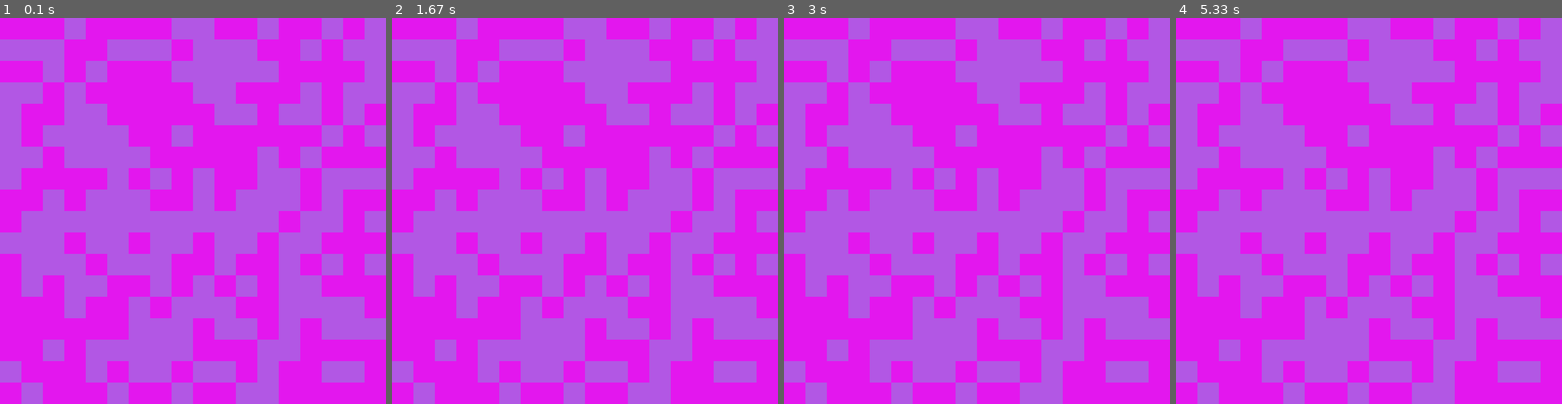
Above: before the commit, frames 1-4 (left to right).
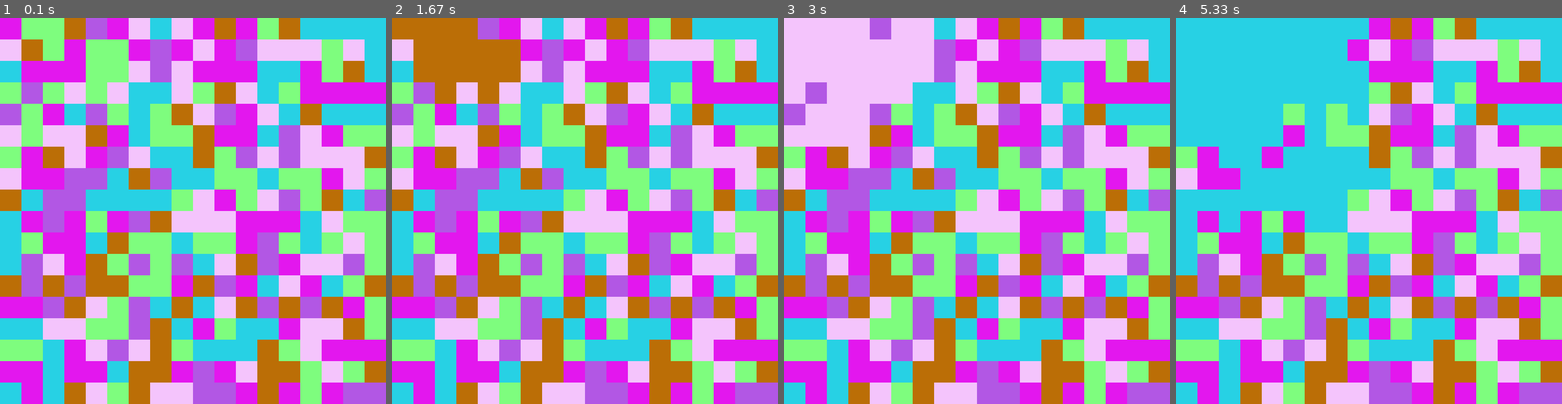
Above: after the commit, the same moments.

Repository: sandromund/pygame_flood_it
Game: pygame game, started from main.py
The game is run twice, just before and just after one commit, with the same random seed, the same clock (stepped at 60 frames per second) and the same inputs.
Inputs (mouse positions are in pixels of both pictures, inside the frame that each line leads up to):
- Up to frame 1 (0.1 s): no input
- Up to frame 2 (1.67 s): press the mouse at (588, 238) at 0.37 s; move the mouse to (538, 226) at 0.47 s; release the mouse at (492, 214) at 0.6 s; press the mouse at (588, 238) at 0.7 s; move the mouse to (658, 292) at 0.8 s; release the mouse at (727, 346) at 0.93 s; click (484, 68) at 1.05 s; click (565, 311) at 1.38 s
- Up to frame 3 (3 s): click (1123, 357) at 1.72 s; click (1054, 180) at 2.05 s; click (1096, 203) at 2.38 s; click (857, 160) at 2.72 s
- Up to frame 4 (5.33 s): click (1457, 114) at 3.05 s; click (1257, 187) at 3.38 s; click (1284, 180) at 3.72 s; click (1450, 160) at 4.05 s; click (1504, 207) at 4.38 s; click (1488, 303) at 4.72 s; click (1480, 241) at 5.05 s

The runs differ from the first frame. In frame 1, 84% of the frame differs, in the area x 0-100%, y 0-100%; in frame 2, 85%; in frame 3, 86%; in frame 4, 89%.

Commit message:
Added coloring by click

Diff:
--- a/main.py
+++ b/main.py
@@ -4,7 +4,7 @@
 import pygame
 
 BOARD_SIZE = 18
-N_COLORS = 2
+N_COLORS = 6
 CELL_SIZE = 50
 BACKGROUND_COLOR = (194, 173, 138)
 
@@ -76,6 +76,16 @@
         seen.add((x_i, y_j))
 
 
+def color_connected(new_color):
+    if new_color == board[0][0]:
+        return
+    for x_board in range(BOARD_SIZE):
+        for y_board in range(BOARD_SIZE):
+            if connected[x_board][y_board] > 0:
+                board[x_board][y_board] = new_color
+    find_connection()
+
+
 find_connection()
 
 running = True
@@ -87,8 +97,10 @@
         if mouse_buttons[0]:
             mouse_pos = pygame.mouse.get_pos()
             x, y = get_color_of_clicked_rect(mouse_pos)
-            print(x, y)
-            print(connected)
+            clicked_color = board[x][y]
+            color_connected(clicked_color)
+            print(x, y, clicked_color)
+
     screen.fill(BACKGROUND_COLOR)
     draw_board()
 
